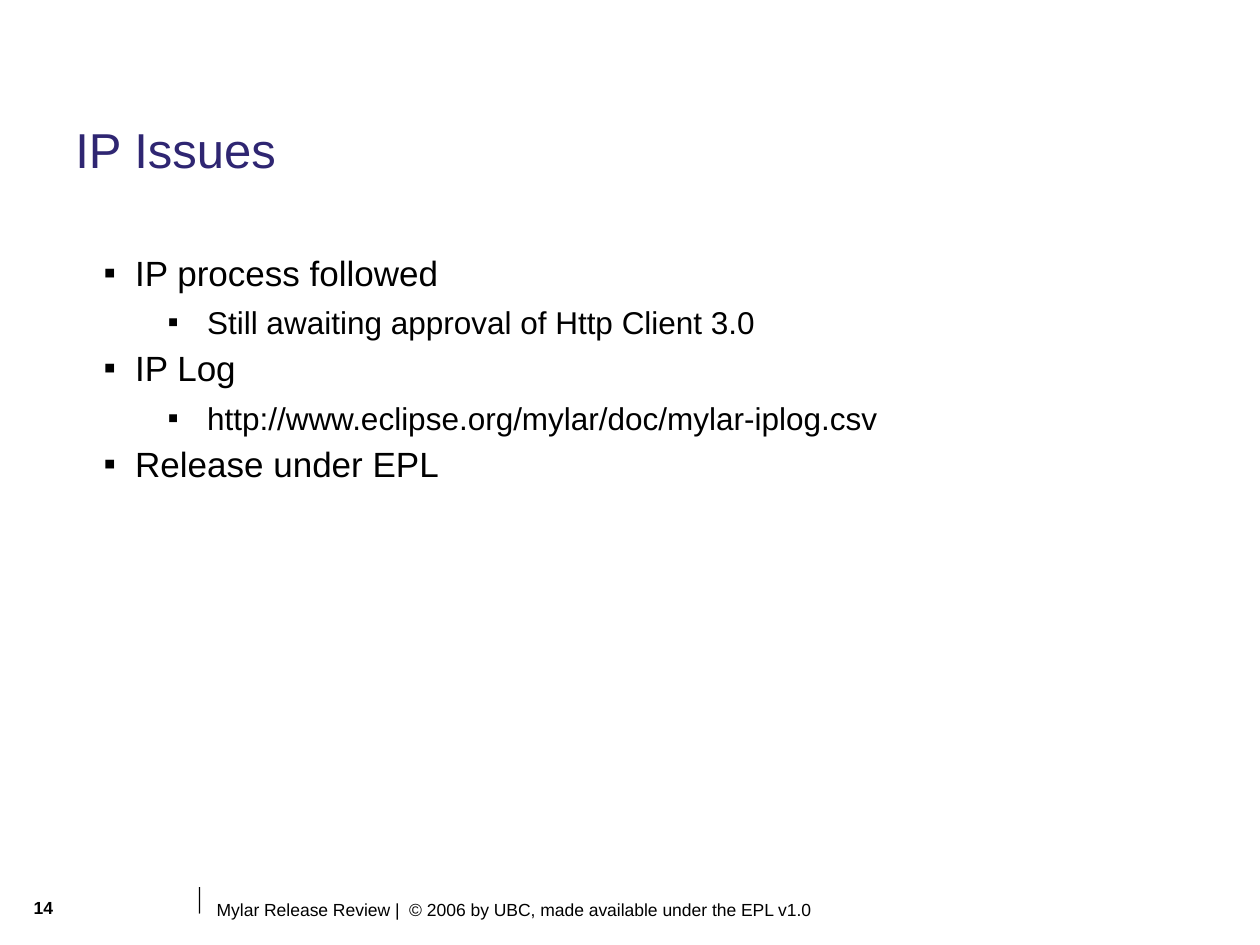
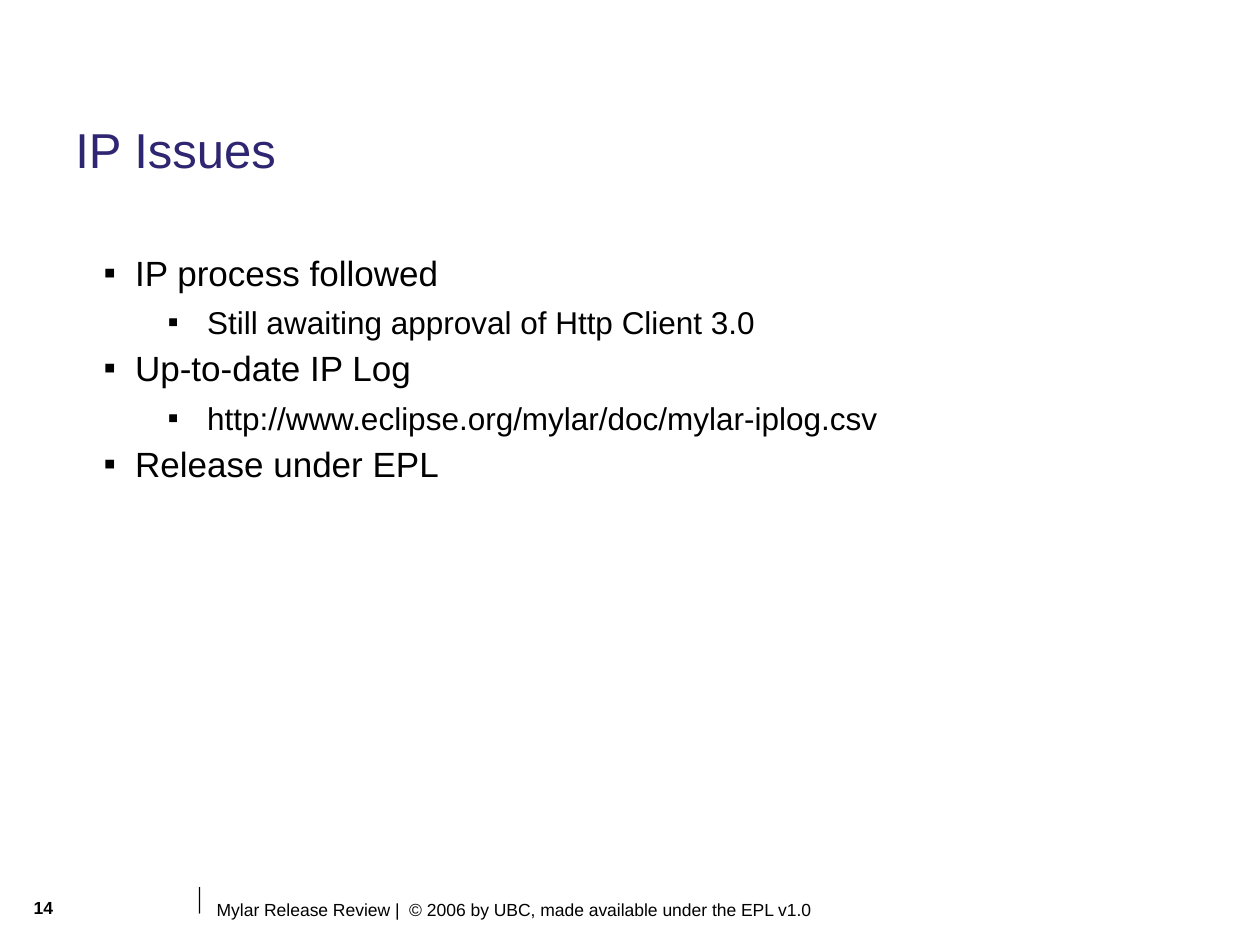
Before and after one commit to eclipse-mylyn/mylyn-website, a slide deck: slide 14 of publications/2006-11-mylar-release-review.ppt. Drawn at 1260x945 pixels with LibreOffice and Linux fonts; fonts in the diff are those of the drawing; background and template pictures are left out. Boxes give left, top, right and bottom in pixels: in the first picture for what was removed or moved away, otherwise in the second. Text is boxed around its words. In the diff, an @@ line names an element or a change of style, - is before the commit and + after.

```diff
--- a/publications/2006-11-mylar-release-review.ppt
+++ b/publications/2006-11-mylar-release-review.ppt
@@ text at <box>135,355,410,388</box>: text changed @@
-▪ IP Log
+▪ Up-to-date IP Log
```
Also in this commit, not shown: 5 other slides changed.
